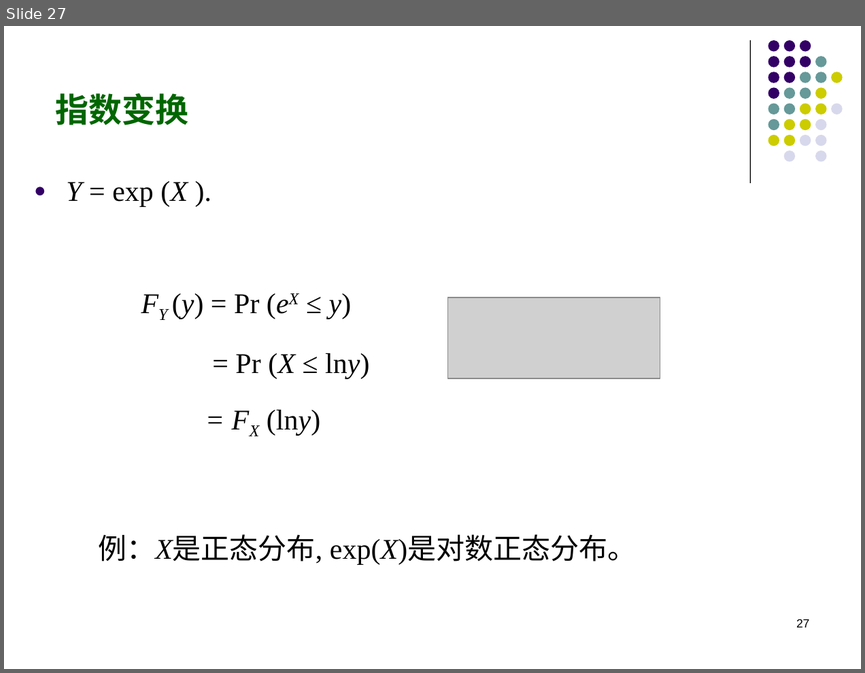
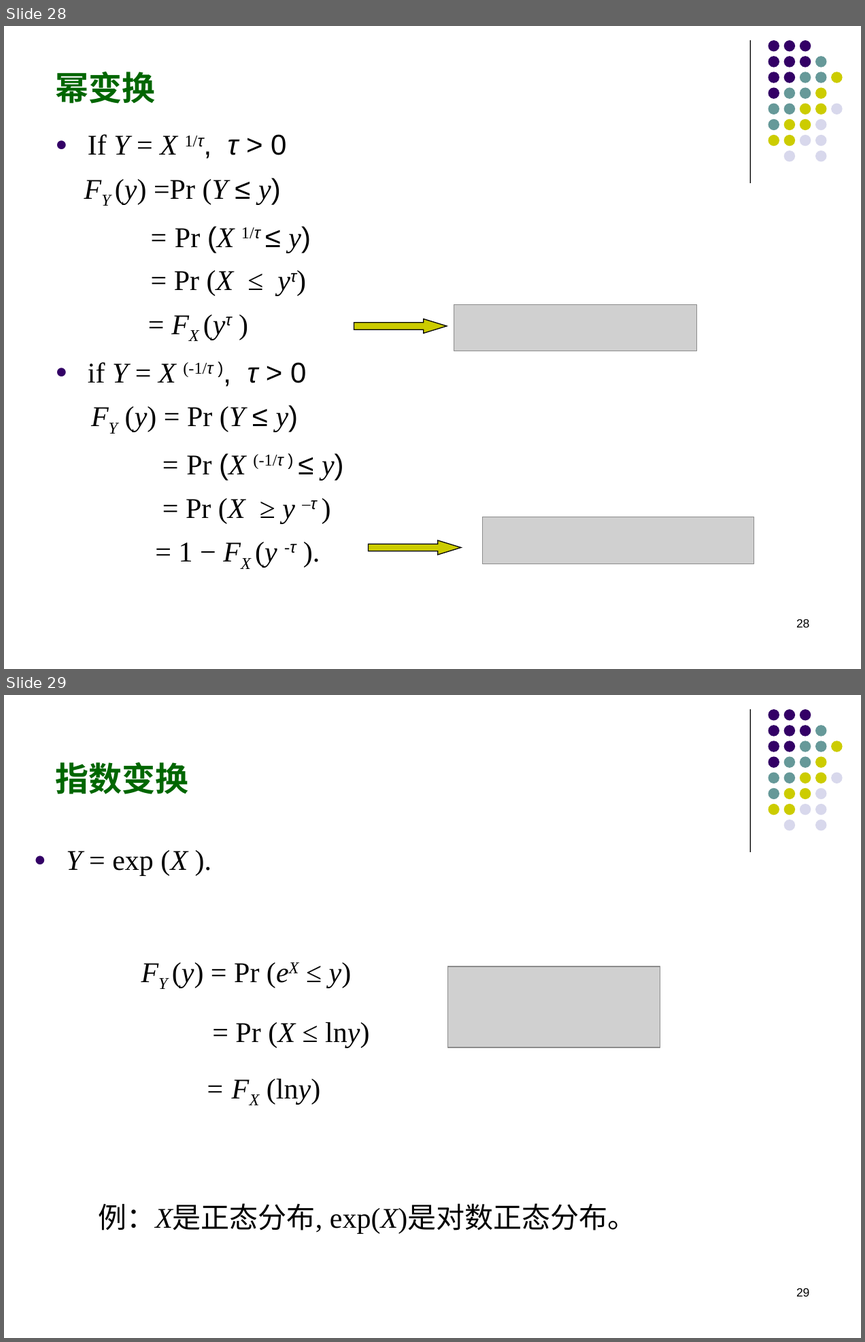
Before and after one commit to Francisor/Non-life-Insurance-Actuarial-Science, a slide deck: Lectures/Week 3 - 损失金额模型.pptx. Shown one above the other, each under a label of ours: slide 27 before the commit, slides 28 and 29 after it. The pictures are 865x673 and 865x1342 pixels, drawn with LibreOffice and Linux fonts; fonts in the diff are those of the drawing; grey boxes stand for pictures. Boxes give left, top, right and bottom in pixels: in the first picture for what was removed or moved away, otherwise in the second. Text is boxed around its words. In the diff, an @@ line names an element or a change of style, - is before the commit and + after.

```diff
--- a/Lectures/Week 3 - 损失金额模型.pptx
+++ b/Lectures/Week 3 - 损失金额模型.pptx
@@ slide 28 added at [4,26,861,669], background #FFFFFF; not listed: 32 template elements that a slide beside it also shows @@
@@ title added at [56,72,156,104], 28 pt, text #006600, bold @@
+幂变换
@@ text added at [88,134,344,567], 24 pt, text #000000 @@
+● If Y = X 1/τ, τ > 0
+FY (y) =Pr (Y ≤ y)
+= Pr (X 1/τ ≤ y)
+= Pr (X ≤ yτ)
+= FX (yτ )
+● if Y = X (-1/τ ), τ > 0
+FY (y) = Pr (Y ≤ y)
+= Pr (X (-1/τ ) ≤ y)
+= Pr (X ≥ y –τ )
+= 1 − FX (y -τ ).
@@ picture added at [454,305,696,351] @@
@@ right arrow added at [354,319,446,333], fill #CCCC00, outline #000000 0.75 pt @@
@@ picture added at [482,516,753,563] @@
@@ right arrow added at [368,540,461,554], fill #CCCC00, outline #000000 0.75 pt @@
@@ page number added at [796,618,809,627], 10 pt, text #000000 @@
+28
@@ what was slide 27 is now slide 29 @@
@@ page number at [796,1287,809,1296]: text changed @@
-27
+29
```
Also in this commit, not shown: 14 slides changed, 9 other slides added, 5 slides removed, 1 other file.
